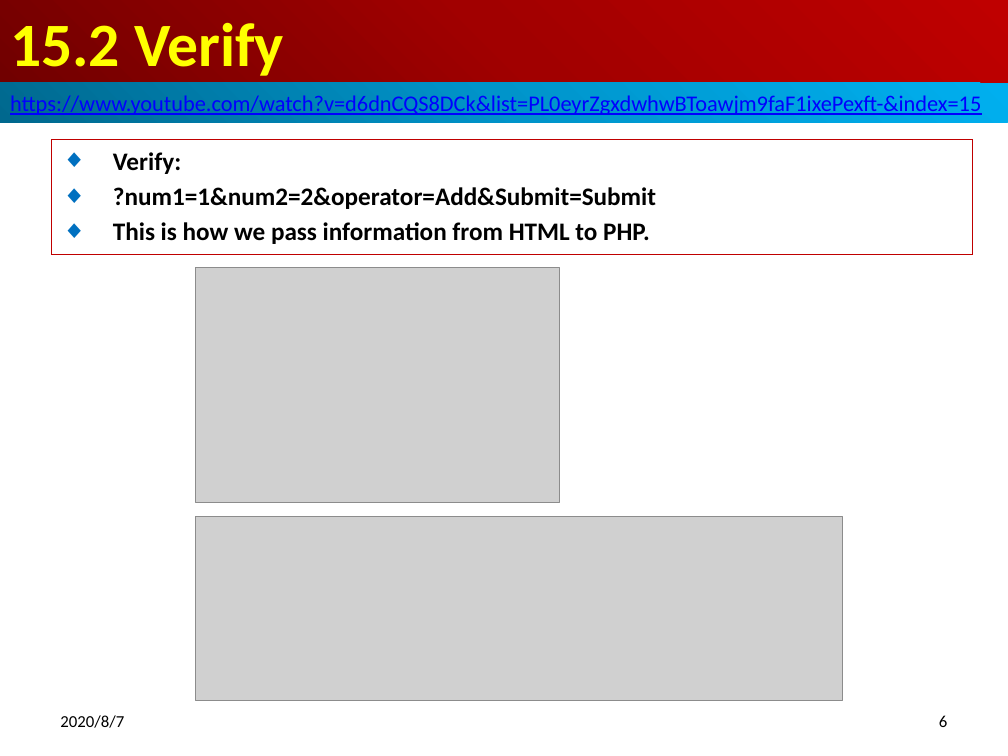
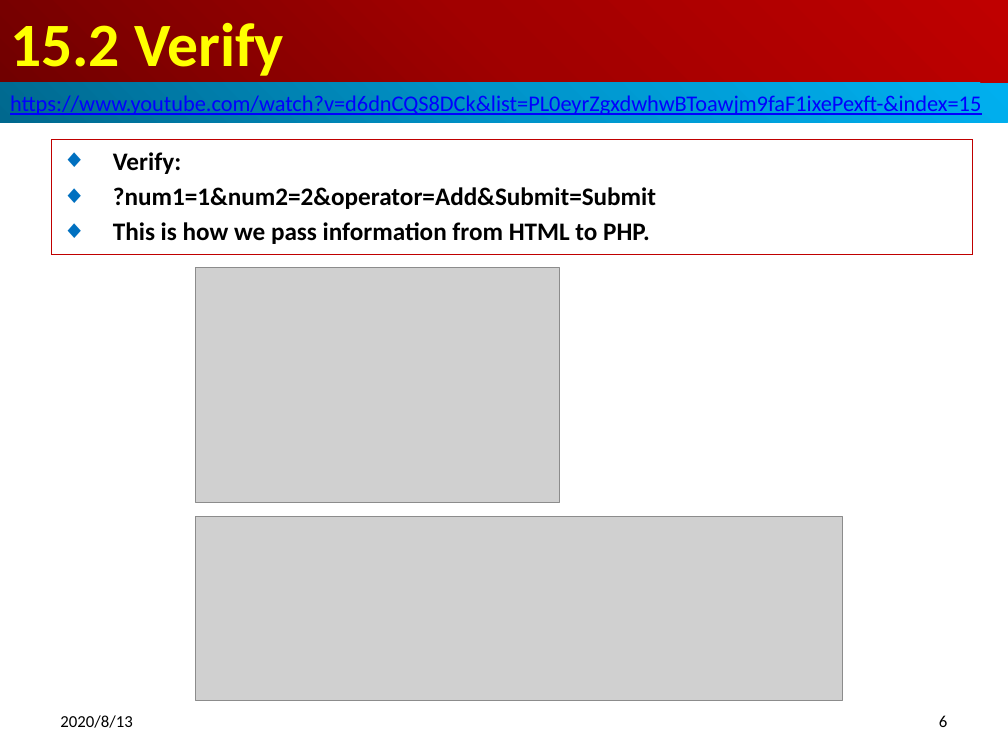
Before and after one commit to peterhchen/900_PHP_Proj, a slide deck: slide 6 of 15_Calculator.pptx. Drawn at 1008x756 pixels with LibreOffice and Linux fonts; fonts in the diff are those of the drawing; grey boxes stand for pictures. Boxes give left, top, right and bottom in pixels: in the first picture for what was removed or moved away, otherwise in the second. Text is boxed around its words. In the diff, an @@ line names an element or a change of style, - is before the commit and + after.

```diff
--- a/15_Calculator.pptx
+++ b/15_Calculator.pptx
@@ text at (60,715,132,728): text changed @@
-2020/8/7
+2020/8/13
```
Also in this commit, not shown: 15 other slides changed.
